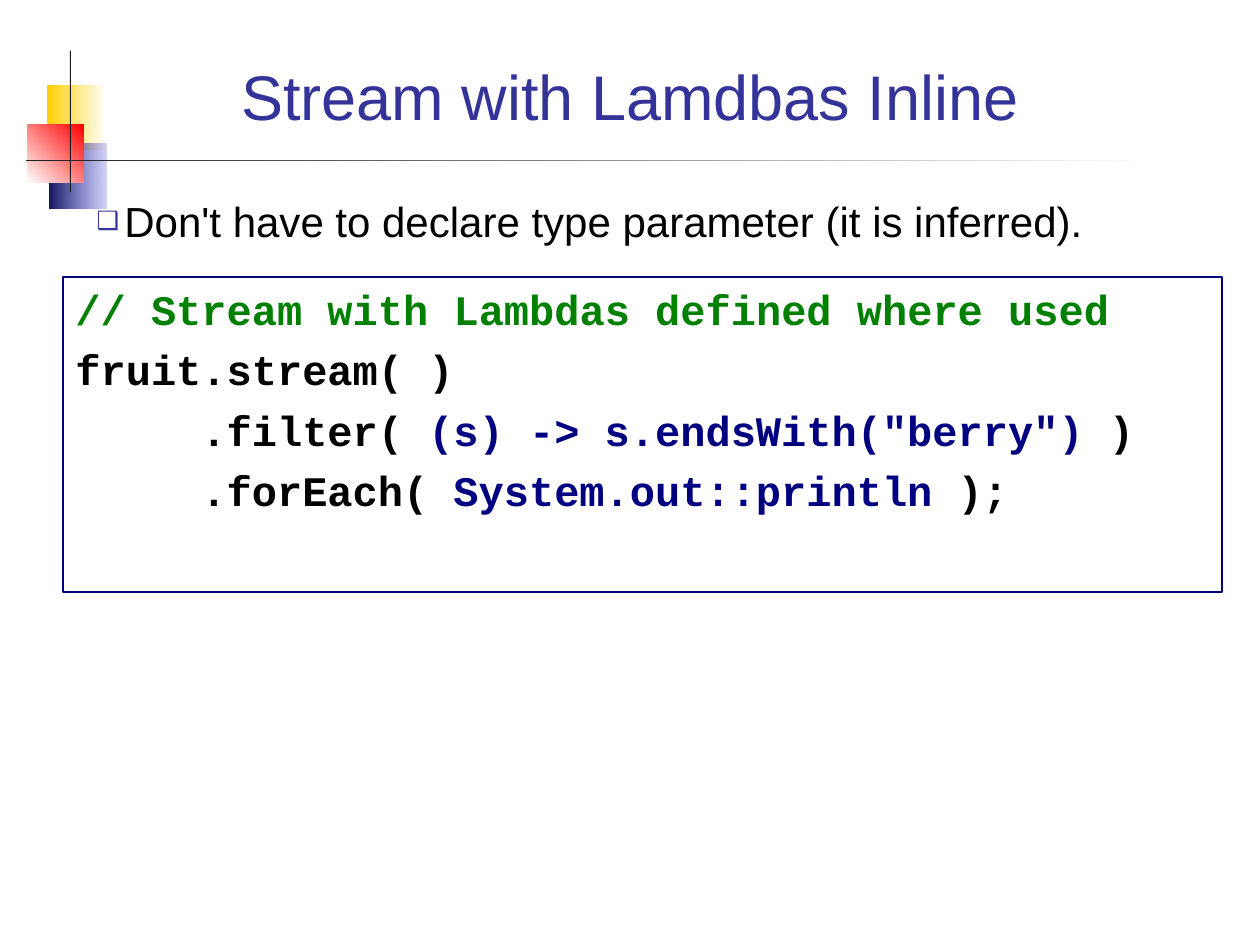
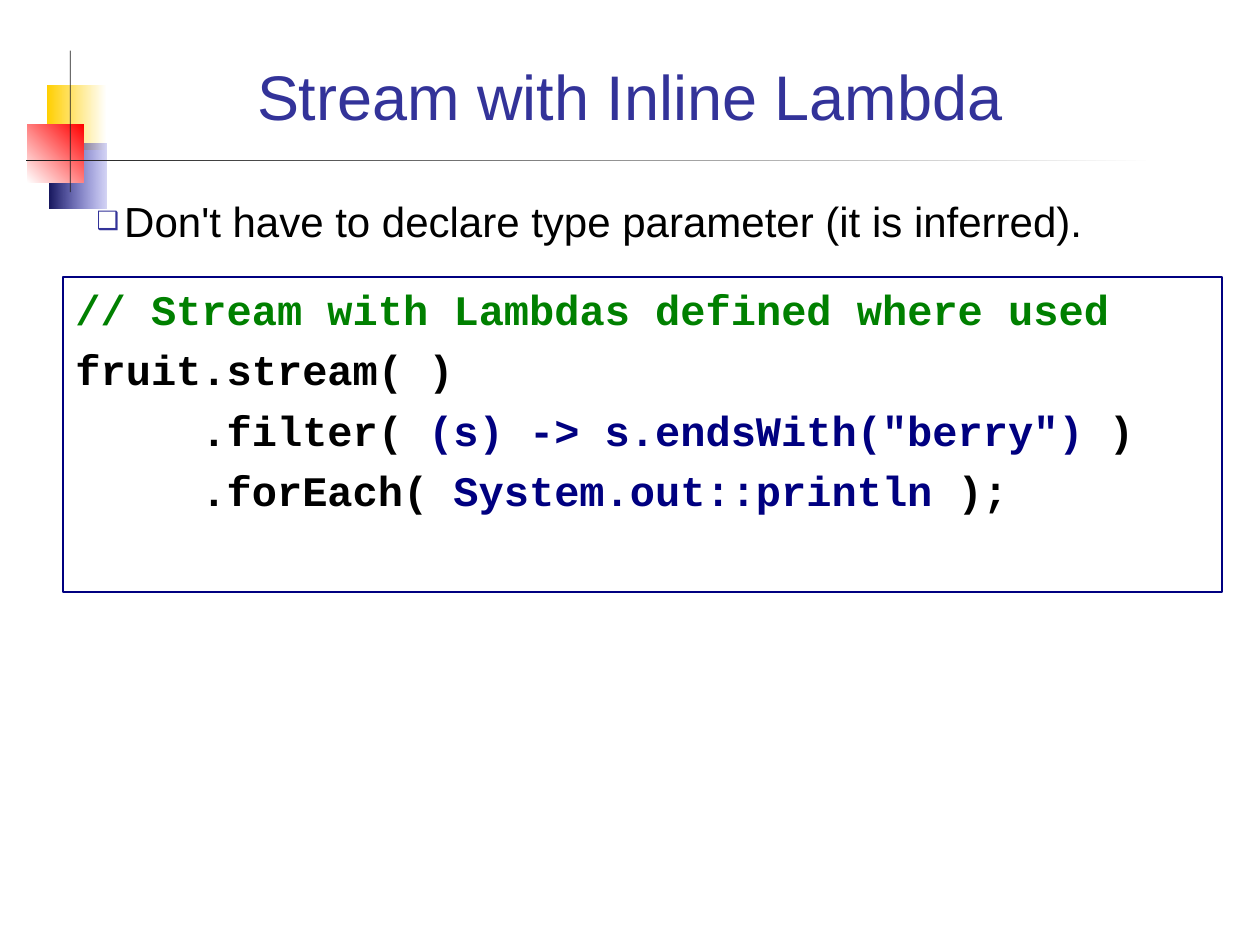
Before and after one commit to skeoop/skeoop.github.io, a slide deck: slide 13 of java8/Streams.ppt (slide 12 before the commit). Drawn at 1260x945 pixels with LibreOffice and Linux fonts; fonts in the diff are those of the drawing. Boxes give left, top, right and bottom in pixels: in the first picture for what was removed or moved away, otherwise in the second. Text is boxed around its words. In the diff, an @@ line names an element or a change of style, - is before the commit and + after.

```diff
--- a/java8/Streams.ppt
+++ b/java8/Streams.ppt
@@ title at [257,74,1003,121]: text changed @@
-Stream with Lamdbas Inline
+Stream with Inline Lambda
```
Also in this commit, not shown: 9 other slides changed, 12 slides added, 1 slide removed, 2 other files.
